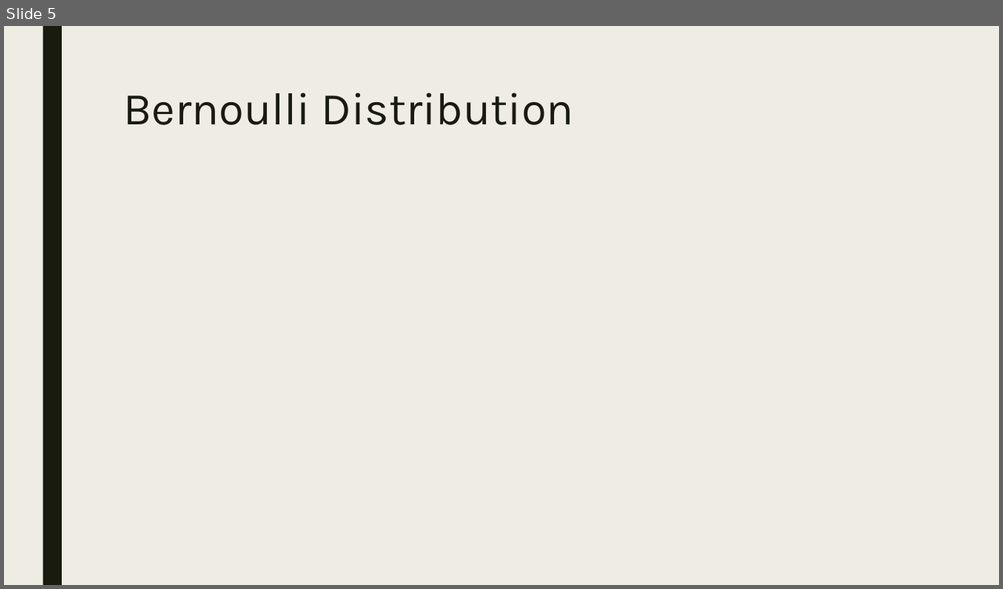
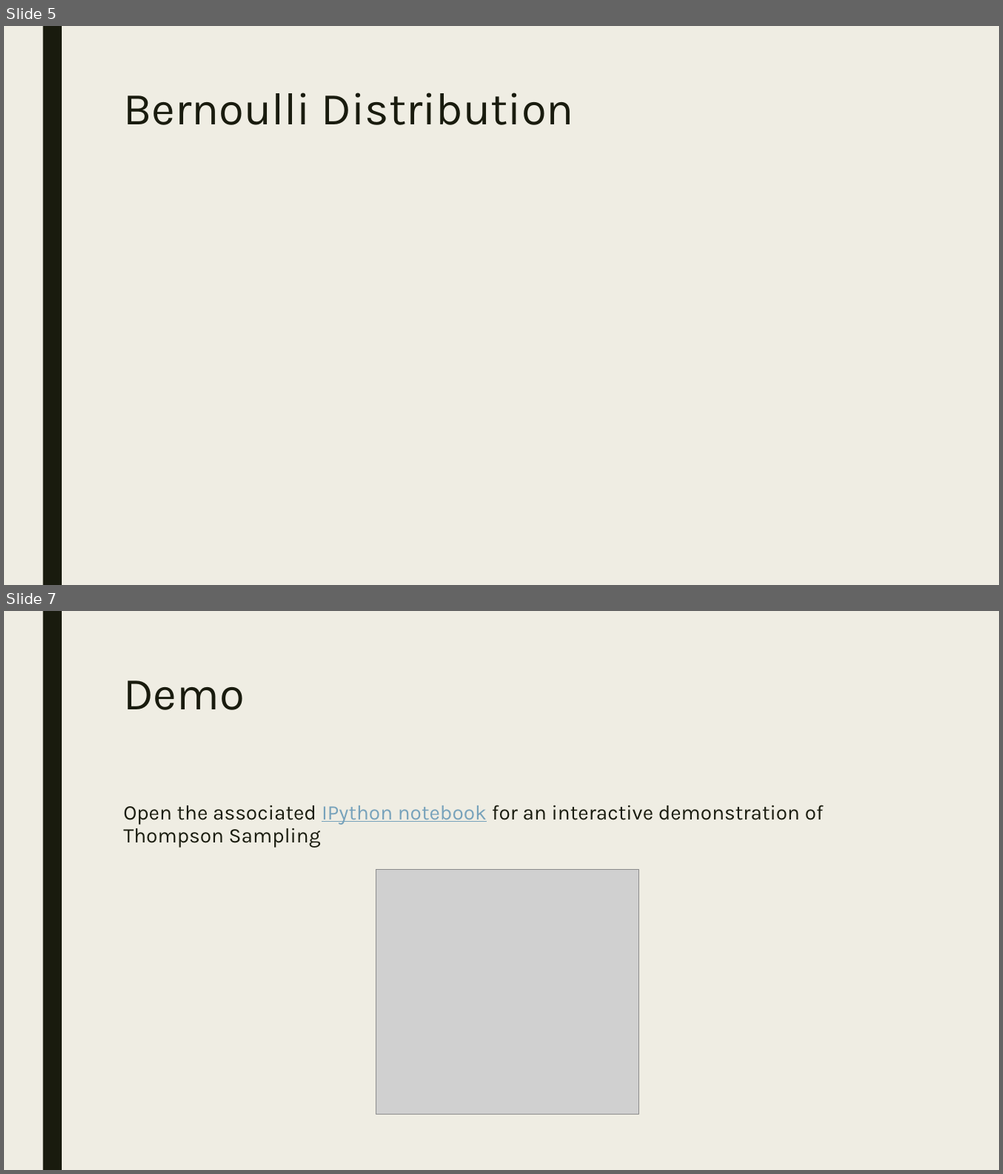
Before and after one commit to CourseReps/ECEN689-Fall2018, a slide deck: Students/mason-rumuly/tutorial/Thompson Sampling.pptx. Shown one above the other, each under a label of ours: slide 5 before the commit, slides 5 and 7 after it; the slides between them are not shown. The pictures are 1003x589 and 1003x1174 pixels, drawn with LibreOffice and Linux fonts; fonts in the diff are those of the drawing; grey boxes stand for pictures. Boxes give left, top, right and bottom in pixels: in the first picture for what was removed or moved away, otherwise in the second. Text is boxed around its words. In the diff, an @@ line names an element or a change of style, - is before the commit and + after.

```diff
--- a/Students/mason-rumuly/tutorial/Thompson Sampling.pptx
+++ b/Students/mason-rumuly/tutorial/Thompson Sampling.pptx
@@ slide 7 added at (4, 611, 999, 1170), background #EFEDE3; not listed: 1 template element that a slide beside it also shows @@
@@ title added at (123, 681, 244, 710), 44 pt, text #191B0E @@
+Demo
@@ text added at (123, 805, 823, 848), 20 pt, text #191B0E @@
+Open the associated IPython notebook for an interactive demonstration of Thompson Sampling
@@ picture added at (376, 870, 639, 1115) @@
```
Also in this commit, not shown: 3 slides changed, 3 other slides added, 3 slides removed.
